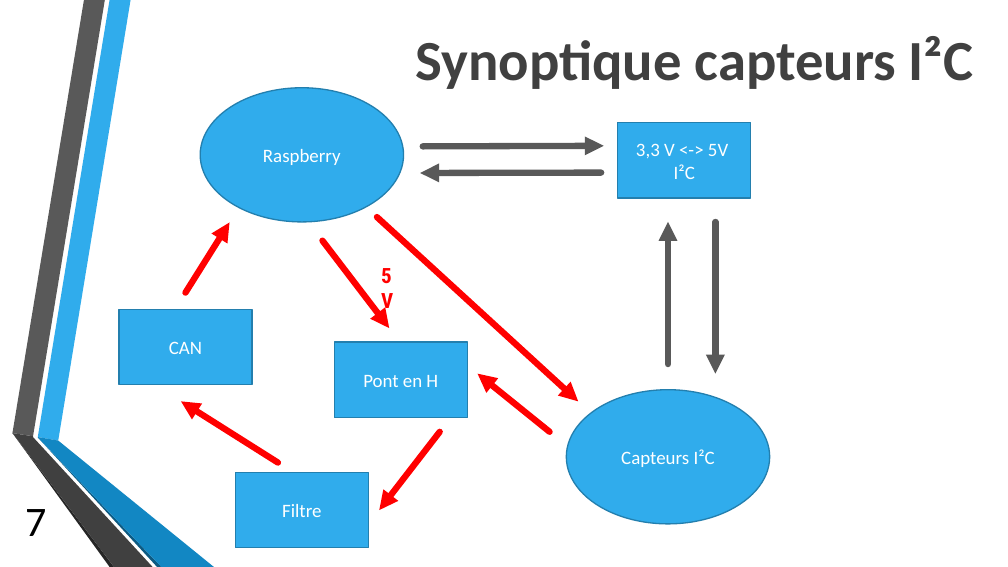
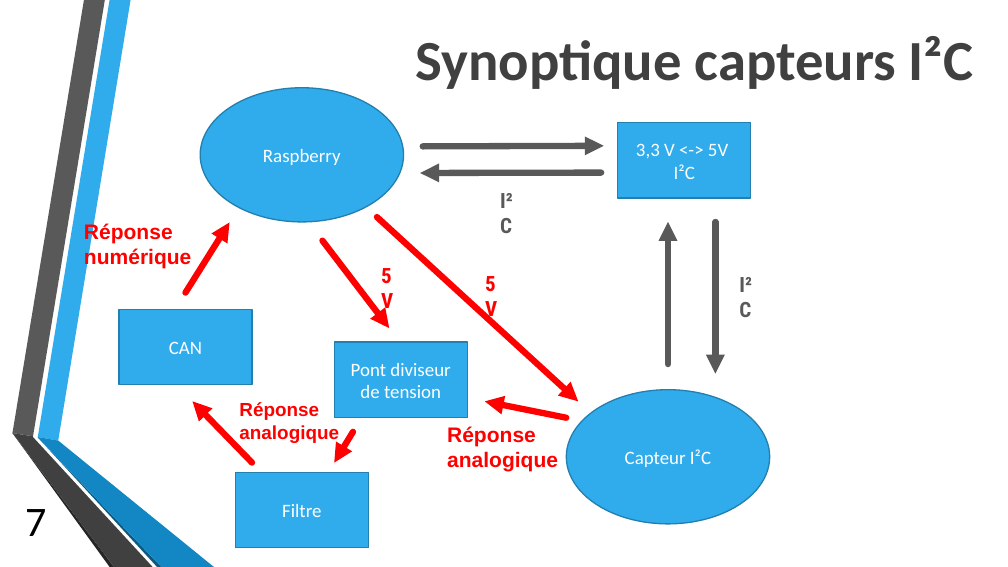
Before and after one commit to cbourree/CFM---Mindstorms, a slide deck: slide 7 of Diapo/Présentaion1.pptx. Drawn at 1008x567 pixels with LibreOffice and Linux fonts; fonts in the diff are those of the drawing; background and template pictures are left out. Boxes give left, top, right and bottom in pixels: in the first picture for what was removed or moved away, otherwise in the second. Text is boxed around its words. In the diff, an @@ line names an element or a change of style, - is before the commit and + after.

```diff
--- a/Diapo/Présentaion1.pptx
+++ b/Diapo/Présentaion1.pptx
@@ text added at bbox=[84, 223, 191, 269], 20 pt, text #FF0000, bold @@
+Réponse
+numérique
@@ text added at bbox=[478, 267, 513, 300], 20 pt, text #FF0000, bold @@
+5V
@@ text in rectangle at bbox=[351, 363, 450, 398]: text changed @@
-Pont en H
+Pont diviseur de tension
@@ arrow moved from (278, 463) - (181, 402) to (252, 463) - (193, 402) @@
@@ text added at bbox=[239, 402, 339, 443], 18 pt, text #FF0000, bold @@
+Réponse
+analogique
@@ arrow moved from (550, 432) - (478, 374) to (566, 418) - (485, 402) @@
@@ arrow moved from (440, 432) - (380, 510) to (353, 432) - (334, 463) @@
@@ text added at bbox=[447, 426, 558, 472], 20 pt, text #FF0000, bold @@
+Réponse
+analogique
@@ text added at bbox=[690, 449, 711, 464], 20 pt, text #595959, bold @@
+I²C
@@ text in ellipse at bbox=[625, 451, 686, 467]: text changed @@
-Capteurs I²C
+Capteur I²C
```
Also in this commit, not shown: 2 other slides changed.
